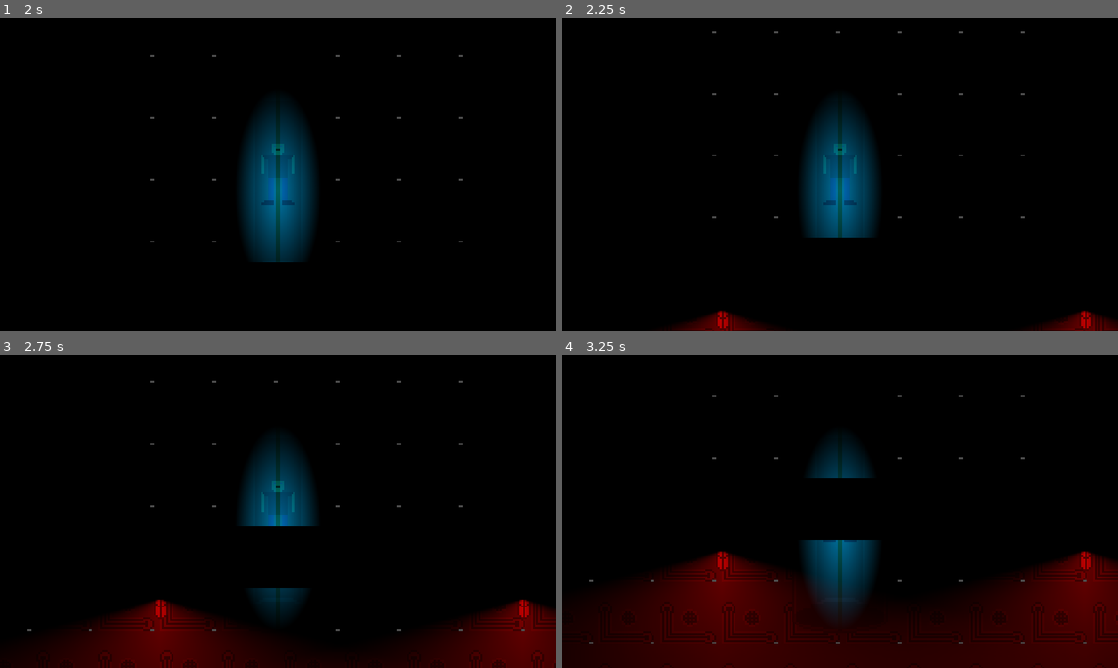
Above: before the commit, frames 1-4 (two rows, left to right).
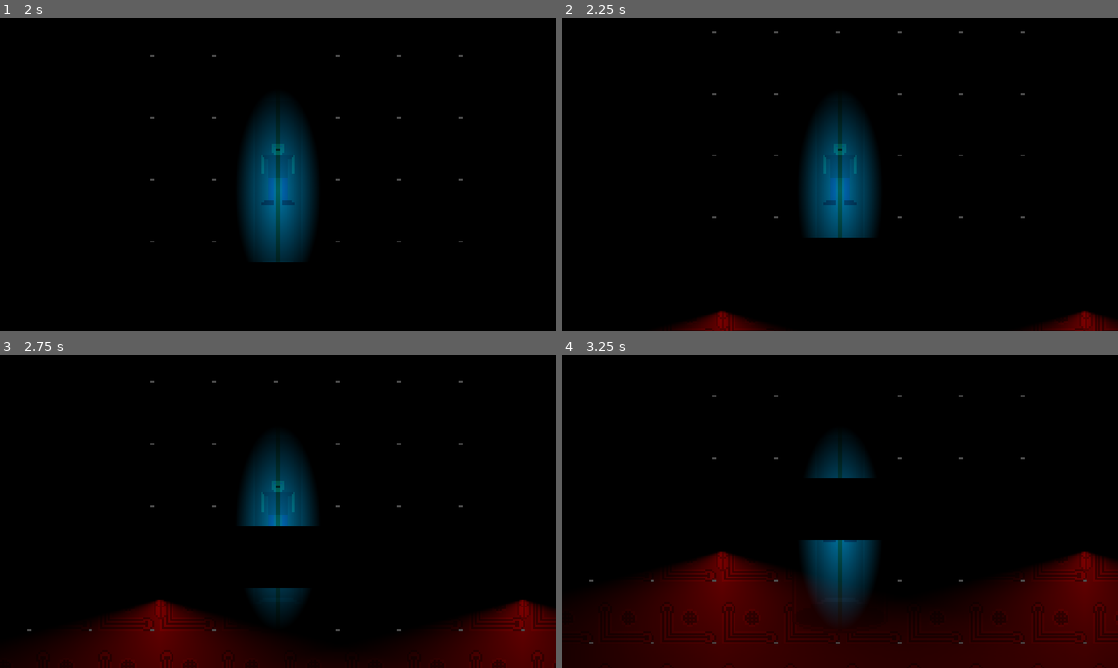
Above: after the commit, the same moments.

Repository: SysadmnIvy27/Final_game_dev
Game: Godot game, scene res://ui/menus/main_menu/main_menu.tscn
Same seed, same stepped clock (60 frames per second), same inputs: the game is played once before the commit and once after it.
Inputs (mouse positions are in pixels of both pictures, inside the frame that each line leads up to):
- Up to frame 1 (2 s): click "New Game" at 0.5 s; tap Enter at 1.25 s; move the mouse to (400, 158) at 1.27 s; hold D (move_right) from 1.28 s (still down); tap C (enter_cryo) at 1.35 s; tap Space (jump) at 1.52 s
- Up to frame 2 (2.25 s): keep holding D (move_right); move the mouse to (728, 190) at 2.02 s; click (728, 190) at 2.1 s
- Up to frame 3 (2.75 s): keep holding D (move_right); tap Space (jump) at 2.27 s
- Up to frame 4 (3.25 s): move the mouse to (895, 442) at 2.77 s; release D (move_right) at 2.78 s; hold A (move_left) from 2.78 s (still down); tap E (interact) at 2.85 s

Frame 1 is identical in both runs. In frame 2, 0.1% of the frame differs, in the area x 28-96%, y 93-100%; in frame 3, 0.1%, in the area x 28-96%, y 78-84%; in frame 4, 0.1%.

Commit message:
merge fix

Diff:
--- a/entities/static/emergency_light/eme_light.gd
+++ b/entities/static/emergency_light/eme_light.gd
@@ -1,11 +1,11 @@
-extends Area2D
+extends StaticBody2D
 
 @onready var anim = $AnimatedSprite2D
 @onready var light = $PointLight2D
 @onready var blink_timer = $Blink
 var active = true
-var blink_delay = 5
-var between_blinks = 0.5
+var blink_delay = 3
+var between_blinks = 3
 
 # Called when the node enters the scene tree for the first time.
 func _ready() -> void:
@@ -14,17 +14,20 @@
 
 # Called every frame. 'delta' is the elapsed time since the previous frame.
 func _process(_delta: float) -> void:
-	if active:
-		anim.animation = &"active"
-		light.visible = true
-	else:
-		anim.animation = &"inactive"
-		light.visible = false
-
+	pass
 
 func _on_blink_timeout() -> void:
 	active = not active
 	if active:
+		light.visible = true
 		blink_timer.start(blink_delay)
+		await blink_timer.timeout
+		var off_tween = get_tree().create_tween()
+		off_tween.tween_property(light,"energy", 0, 2.0)
+		await off_tween.finished
+		anim.animation = &"active"
+		light.visible = false
+		light.energy = 1.0
 	else:
+		anim.animation = &"inactive"
 		blink_timer.start(between_blinks)
--- a/entities/static/emergency_light/eme_light.tscn
+++ b/entities/static/emergency_light/eme_light.tscn
@@ -34,7 +34,7 @@
 "speed": 5.0
 }]
 
-[node name="EmeLight" type="Area2D" unique_id=625407716]
+[node name="EmeLight" type="StaticBody2D" unique_id=250297832]
 script = ExtResource("1_iuykw")
 
 [node name="CollisionShape2D" type="CollisionShape2D" parent="." unique_id=1673369922]
--- a/scripts/components/inventory_manager.gd
+++ b/scripts/components/inventory_manager.gd
@@ -1,11 +1,34 @@
 extends Node
 
+@export var owner_entity = get_parent()
+var slots
 
 # Called when the node enters the scene tree for the first time.
 func _ready() -> void:
-	pass # Replace with function body.
+	slots = owner_entity.slots
+	# inventory setup
+	for slot in slots:
+		var slot_id = "slot" + str(slot)
+		owner_entity.inventory[slot_id] = {}
+		owner_entity.inventory[slot_id]["item"] = ""
+		owner_entity.inventory[slot_id]["amount"] = 0
+	print(owner_entity.inventory)
 
 
 # Called every frame. 'delta' is the elapsed time since the previous frame.
 func _process(delta: float) -> void:
 	pass
+
+func add_item(item):
+	if item.item_name in Itemdatabase.item_dict: # checks to see if the item exists in the game items dictionary
+		var item_added = false # creates a variable to track if the item has been added
+		for slot in owner_entity.inventory:
+			if not item_added:
+				if owner_entity.inventory[slot]["item"] == "" and owner_entity.inventory[slot]["amount"] == 0:
+					owner_entity.inventory[slot]["item"] = item.item_name
+					owner_entity.inventory[slot]["amount"] = item.amount
+					item_added = true
+				elif owner_entity.inventory[slot]["item"] == item.item_name:
+					owner_entity.inventory[slot]["amount"] += item.amount
+					item_added = true
+	print(owner_entity.inventory)
